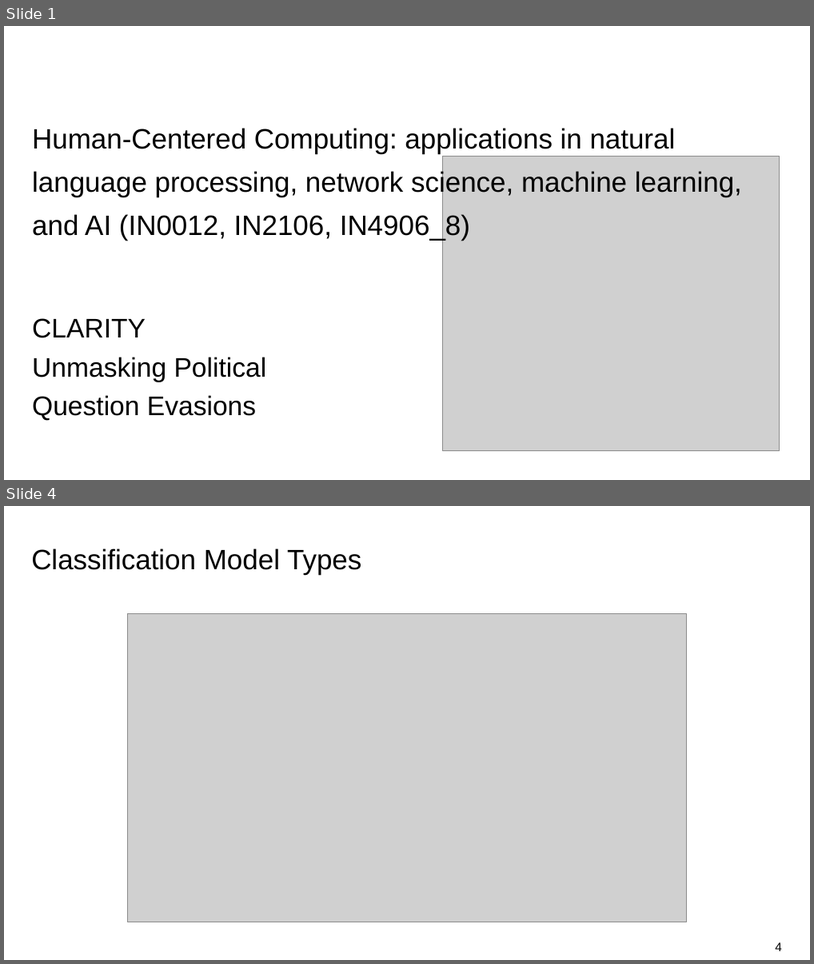
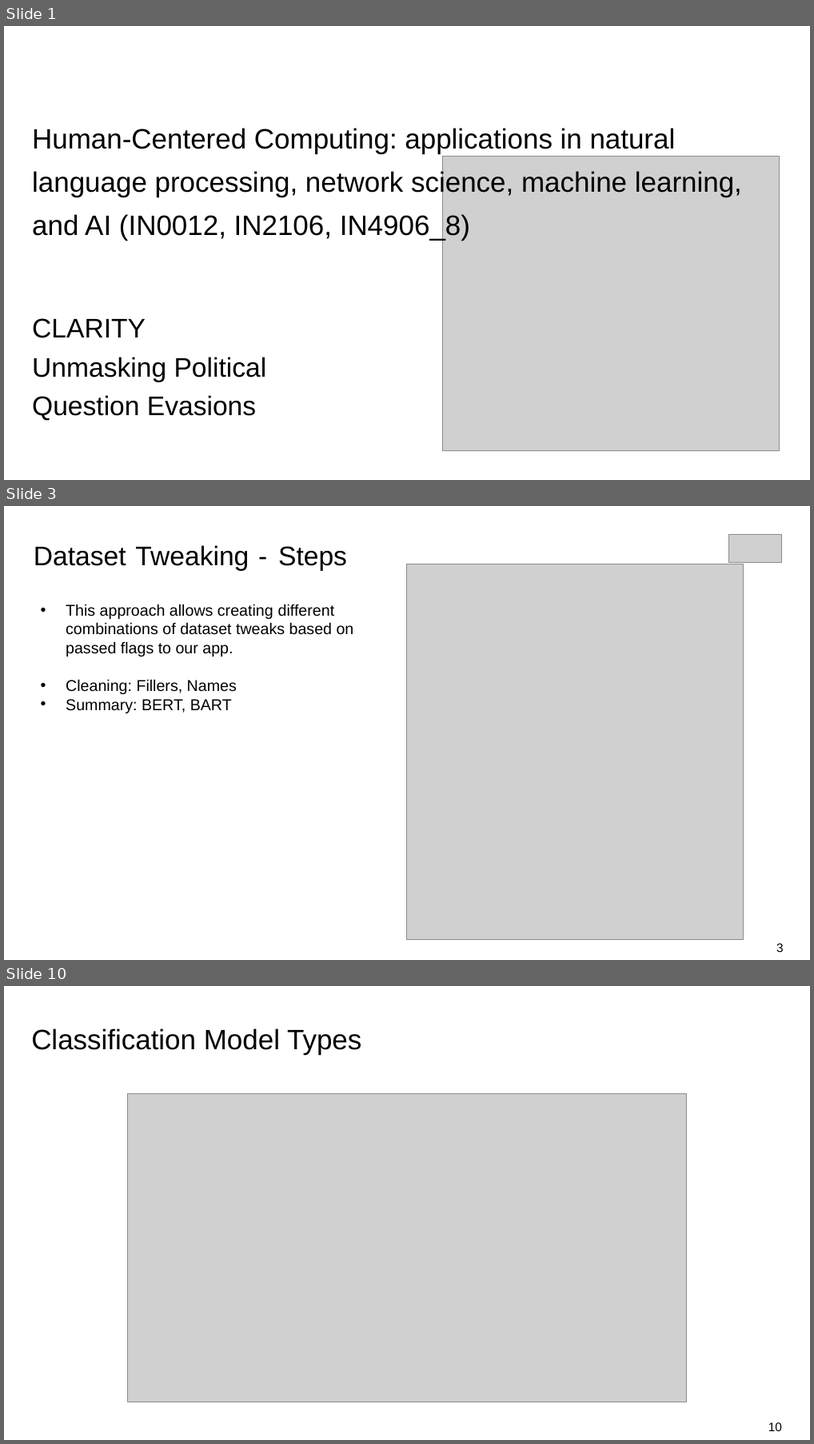
Before and after one commit to omarelbeltagy/clarity, a slide deck: assets/presentation/03 - Pipeline and Initial Experiments.pptx. Shown one above the other, each under a label of ours: slides 1 and 4 before the commit, slides 1, 3 and 10 after it; the slides between them are not shown. The pictures are 814x964 and 814x1444 pixels, drawn with LibreOffice and Linux fonts; fonts in the diff are those of the drawing; grey boxes stand for pictures; background and template pictures are left out. Boxes give left, top, right and bottom in pixels: in the first picture for what was removed or moved away, otherwise in the second. Text is boxed around its words. In the diff, an @@ line names an element or a change of style, - is before the commit and + after.

```diff
--- a/assets/presentation/03 - Pipeline and Initial Experiments.pptx
+++ b/assets/presentation/03 - Pipeline and Initial Experiments.pptx
@@ slide 3 added at (4, 506, 810, 960), background #FFFFFF @@
@@ text added at (34, 545, 347, 571), 24 pt, text #000000 @@
+Dataset Tweaking - Steps
@@ picture added at (729, 534, 782, 562) @@
@@ picture added at (406, 564, 743, 939) @@
@@ text added at (66, 604, 354, 713), 14 pt, text #000000 @@
+• This approach allows creating different combinations of dataset tweaks based on passed flags to our app.
+• Cleaning: Fillers, Names
+• Summary: BERT, BART
@@ text added at (777, 943, 784, 952), 11 pt, text #000000 @@
+3
@@ what was slide 4 is now slide 10 @@
@@ page number at (769, 1422, 782, 1431): text changed @@
-4
+10
```
Also in this commit, not shown: 4 slides changed, 7 other slides added, 6 slides removed.
